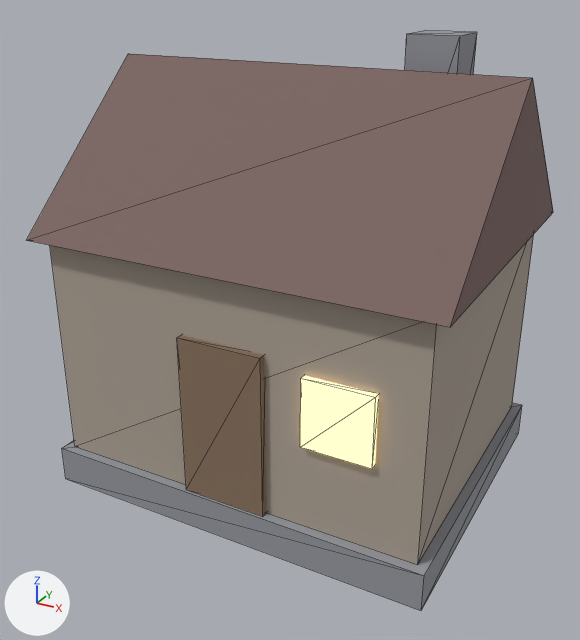
Before and after pictures for a commit that changed the glTF model web/assets/meshes/house_a.glb.
The view is the same before and after, from a 50 mm camera at (3.74, -7.11, 5.25) aimed at (-0.02, -0.27, 1.83). The lights are fixed; the arrows at lower left show +X, +Y and +Z. The older version comes first. Mesh edges are drawn as thin lines. Vertices at exactly the same position are counted once.

The first picture shows 'house_a'.
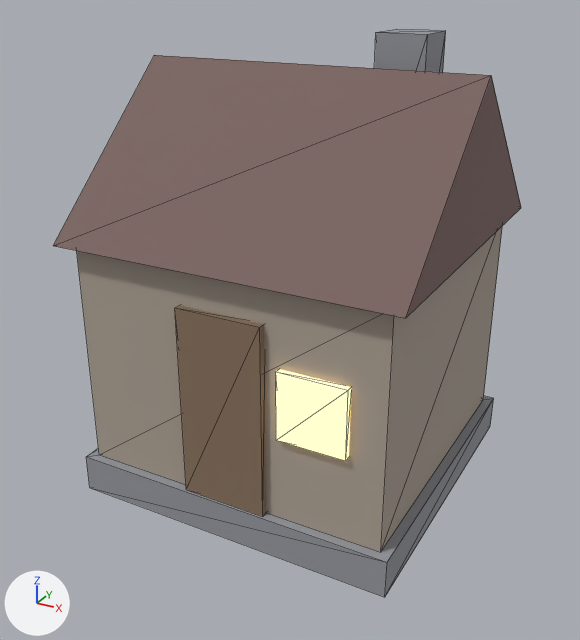
Location of each change, [x1, y1, x2, y2] in pixels of the pictures (580 x 640 px; the box of a moved part takes in the faces that stretch with it):
'house_a', reshaped (11% narrower): before [27, 30, 553, 611]; after [53, 29, 521, 597]
part 1 of me_house_a, moved or reshaped: before [62, 403, 522, 611]; after [86, 396, 494, 597]
part 2 of me_house_a, moved or reshaped: before [405, 30, 477, 74]; after [375, 29, 446, 72]
part 3 of me_house_a, moved or reshaped: before [50, 234, 534, 565]; after [77, 227, 502, 552]
part 4 of me_house_a, moved or reshaped: before [27, 54, 553, 327]; after [53, 55, 521, 318]
part 5 of me_house_a, moved or reshaped: before [300, 376, 379, 469]; after [276, 369, 351, 461]
part 6 of me_house_a, moved or reshaped: before [177, 335, 266, 517]; after [175, 305, 266, 517]

Patch to the scene script:
```diff
--- a/web/assets/meshes/house_a.glb.py
+++ b/web/assets/meshes/house_a.glb.py
@@ me_house_a @@
 # used by ob_house_a; location = (0.0, 0.0, 0.0)
 # before: 34 (-0.45, -1.67, 2.1) at pixel (176, 337), 35 (0.45, -1.67, 2.1) at pixel (260, 358), 36 (0.45, -1.57, 2.1), 37 (-0.45, -1.57, 2.1)
-me_house_a.from_pydata(...)  # 46 vertices, 68 faces; spans x -2.15..2.15, y -1.75..1.75, z 0.0..4.7
+me_house_a.from_pydata(...)  # 46 vertices, 68 faces; spans x -1.8..1.8, y -1.75..1.75, z 0.0..4.7
+# me_house_a part 1: the loose piece of 8 vertices spanning x -2.1..2.1, y -1.7..1.7, z 0.0..0.4 is scaled about its middle by (0.833, 1, 1)
+# me_house_a part 2: the loose piece of 8 vertices spanning x 0.95..1.45, y 0.15..0.65, z 2.8..4.7 is moved by (-0.3, 0.0, 0.0)
+# me_house_a part 3: the loose piece of 8 vertices spanning x -2.0..2.0, y -1.6..1.6, z 0.4..2.8 is scaled about its middle by (0.825, 1, 1)
+# me_house_a part 4: the loose piece of 6 vertices spanning x -2.15..2.15, y -1.75..1.75, z 2.8..4.4 is scaled about its middle by (0.837, 1, 1)
+# me_house_a part 5: the loose piece of 8 vertices spanning x 0.85..1.55, y -1.66..-1.58, z 1.3..2.0 is moved by (-0.25, 0.0, 0.0)
+# me_house_a part 6
+for i in [*range(34, 38)]: me_house_a.vertices[i].co += Vector((0.0, 0.0, 0.3))
 me_house_a.materials.append(mat_mat_stone)
```
